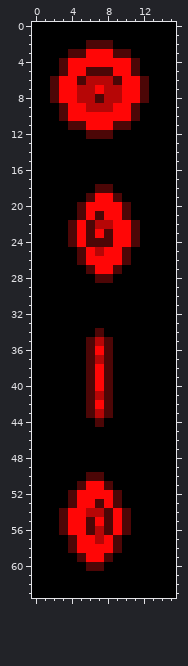
A pixel-art sprite gets an edit: assets/images/Coin/CoinBack.png. The first picture shows the starting point.
The file is 16x64 pixels.
Now the later version:
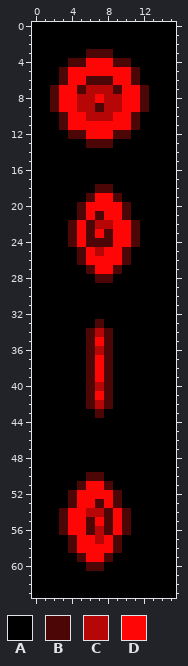
Palette (. is transparent): A #000000  B #4c0606  C #b60606  D #ff0606
Commit message: Minor updates to Coin and Bandana animations
The edit:
The author changed colour B to colour A in row 2 at x 6 to 8; in row 3 at x 4 to 5 and 9 to 10; in row 4 at x 3 and 11; in row 6 at x 2 and 12; in row 43 at x 6 and 8; in row 44 at x 7.
The author changed colour A to colour B in row 9 at x 2 and 12; in row 11 at x 3 and 11; in row 12 at x 4 to 5 and 9 to 10; in row 13 at x 6 to 8; in row 33 at x 7; in row 34 at x 6 and 8.
The author changed colour C to colour B in row 6 at x 6 to 8; in row 7 at x 5 and 9; in row 9 at x 7; in row 43 at x 7.
The author changed colour D to colour B in row 3 at x 6 to 8; in row 4 at x 4 to 5 and 9 to 10; in row 6 at x 3 and 11.
The author changed colour B to colour C in row 34 at x 7.
The author changed colour D to colour C in row 7 at x 7; in row 9 at x 5 and 9; in row 10 at x 6 to 8; in row 36 at x 7; in row 40 at x 7; in row 42 at x 7.
The author changed colour B to colour D in row 5 at x 6 to 8; in row 6 at x 5 and 9; in row 8 at x 7; in row 9 at x 3 and 11; in row 11 at x 4 to 5 and 9 to 10; in row 12 at x 6 to 8.
The author changed colour C to colour D in row 35 at x 7; in row 37 at x 7; in row 41 at x 7.
Boxes around the changes in both pictures, in picture pixels (x1, y1, x2, y2):
changed: (50, 40, 149, 148)
changed: (86, 319, 113, 427)
